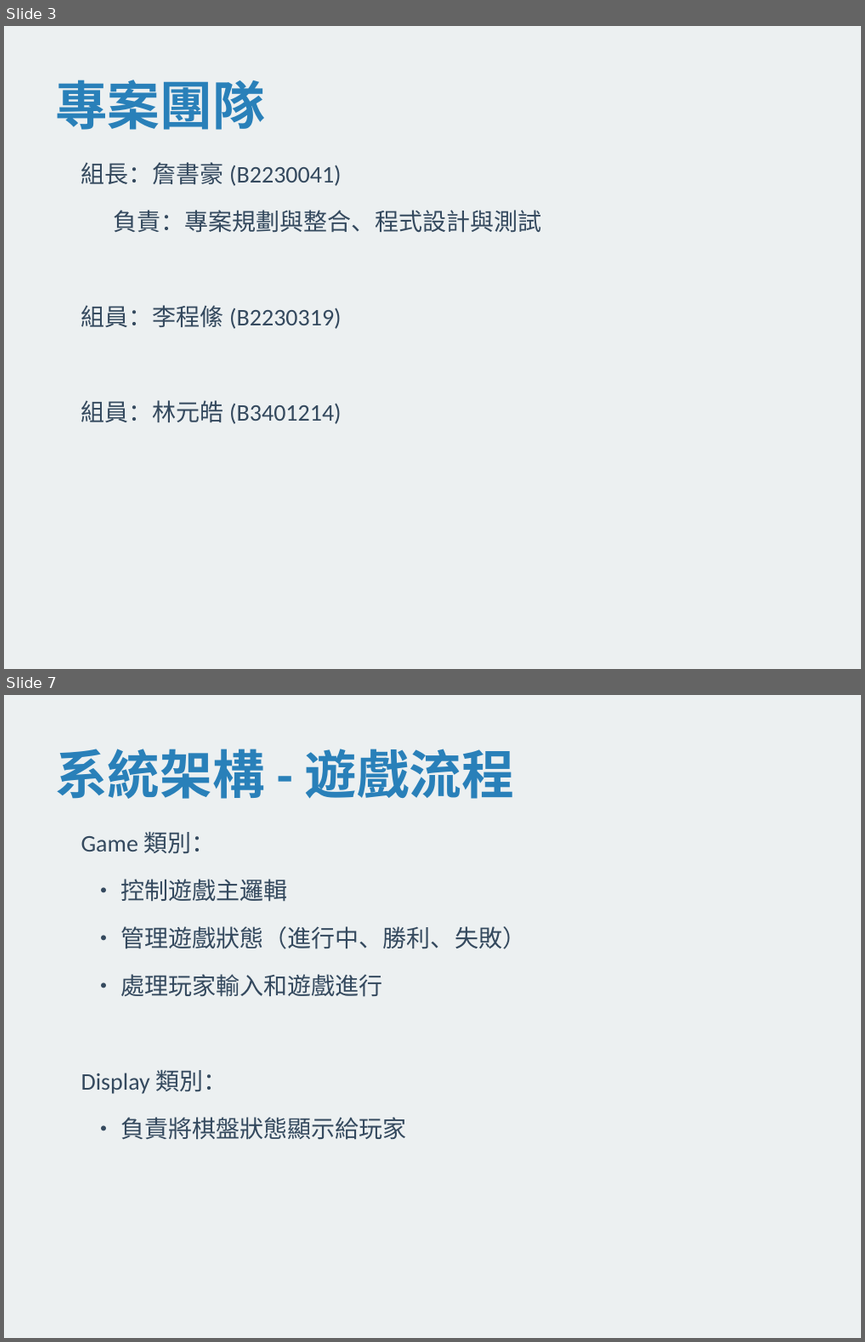
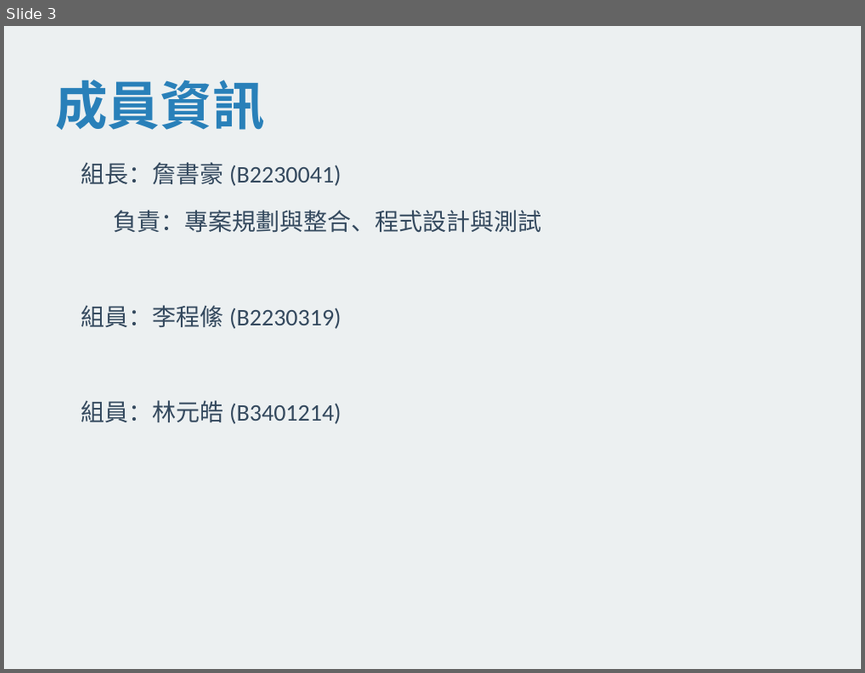
Before and after one commit to XJacksonChrisX/minesweeper, a slide deck: 踩地雷遊戲_專題報告.pptx. Shown one above the other, each under a label of ours: slides 3 and 7 before the commit, slide 3 after it; the slides between them are not shown. The pictures are 865x1342 and 865x673 pixels, drawn with LibreOffice and Linux fonts; fonts in the diff are those of the drawing. Boxes give left, top, right and bottom in pixels: in the first picture for what was removed or moved away, otherwise in the second. Text is boxed around its words. In the diff, an @@ line names an element or a change of style, - is before the commit and + after.

```diff
--- a/踩地雷遊戲_專題報告.pptx
+++ b/踩地雷遊戲_專題報告.pptx
@@ slide 7 removed at box(4, 695, 861, 1338), background #ECF0F1 @@
@@ text removed at box(55, 749, 514, 799) @@
-系統架構 - 遊戲流程
@@ text removed at box(81, 832, 526, 1140) @@
-Game 類別：
-• 控制遊戲主邏輯
-• 管理遊戲狀態（進行中、勝利、失敗）
-• 處理玩家輸入和遊戲進行
-Display 類別：
-• 負責將棋盤狀態顯示給玩家
@@ slide 3 changed as well @@
@@ text at box(55, 80, 264, 130): text changed @@
-專案團隊
+成員資訊
```
Also in this commit, not shown: 3 other slides changed, 5 slides added, 6 other slides removed.
